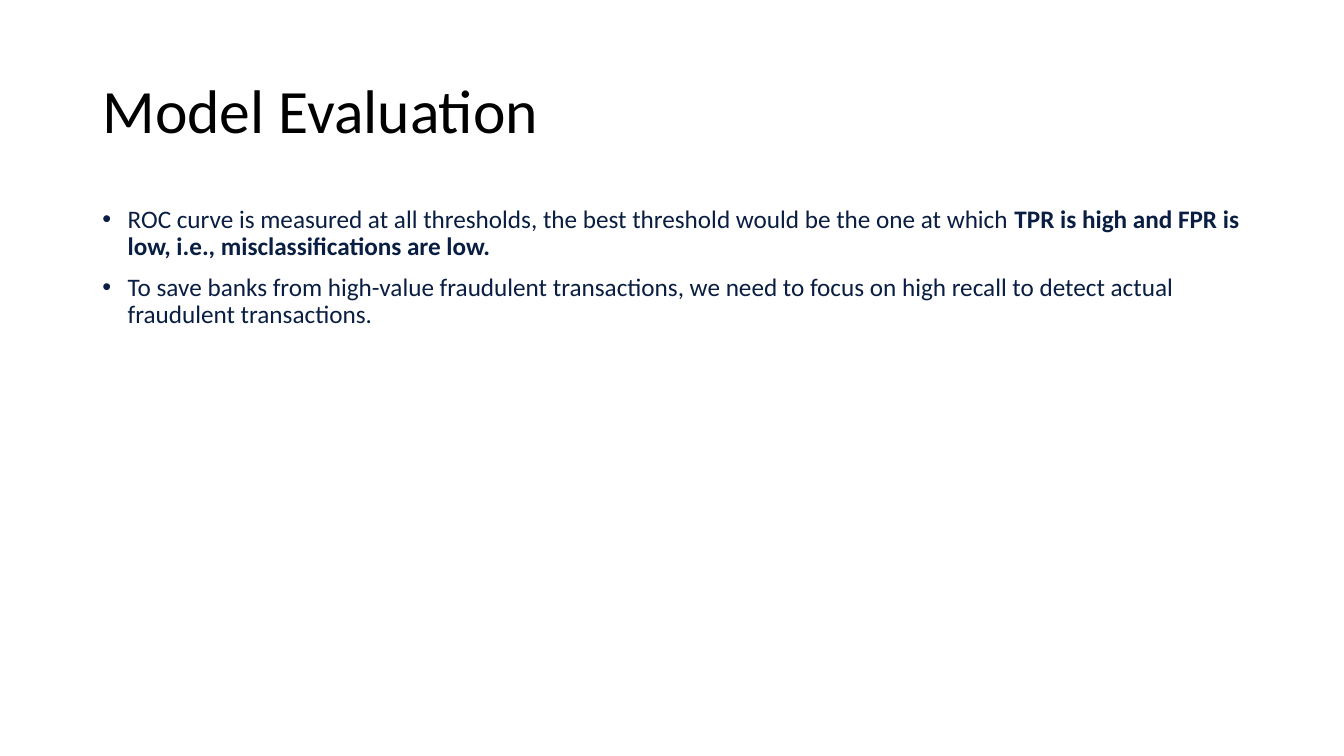
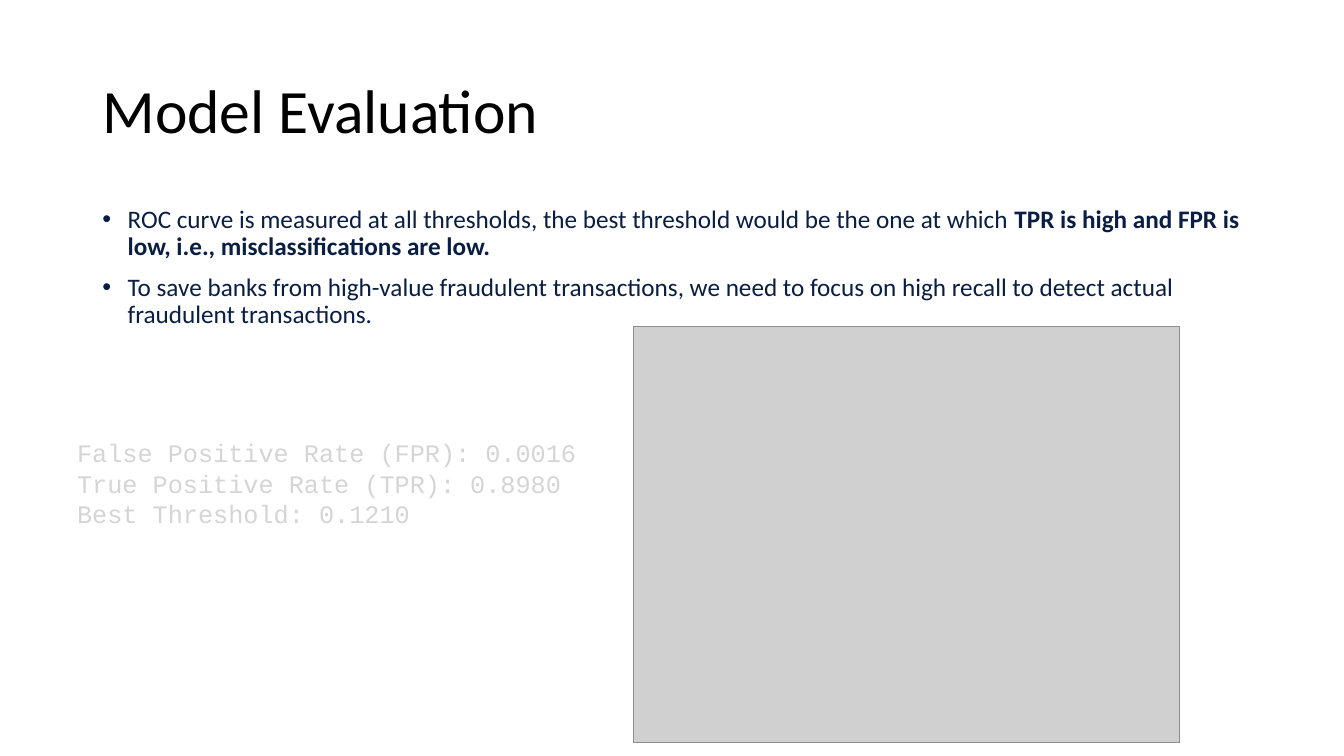
Before and after one commit to jagsrj/Credit_card_fraud_detection_ML, a slide deck: slide 10 of CreditCard_FraudDetection_MachingLearning.pptx. Drawn at 1344x756 pixels with LibreOffice and Linux fonts; fonts in the diff are those of the drawing; grey boxes stand for pictures. Boxes give left, top, right and bottom in pixels: in the first picture for what was removed or moved away, otherwise in the second. Text is boxed around its words. In the diff, an @@ line names an element or a change of style, - is before the commit and + after.

```diff
--- a/CreditCard_FraudDetection_MachingLearning.pptx
+++ b/CreditCard_FraudDetection_MachingLearning.pptx
@@ picture added at (x1=634, y1=327, x2=1181, y2=742) @@
@@ text added at (x1=77, y1=444, x2=576, y2=523), 18 pt, text #D5D5D5 @@
+False Positive Rate (FPR): 0.0016 True Positive Rate (TPR): 0.8980 Best Threshold: 0.1210
```
Also in this commit, not shown: 6 other slides changed, 1 other file.
